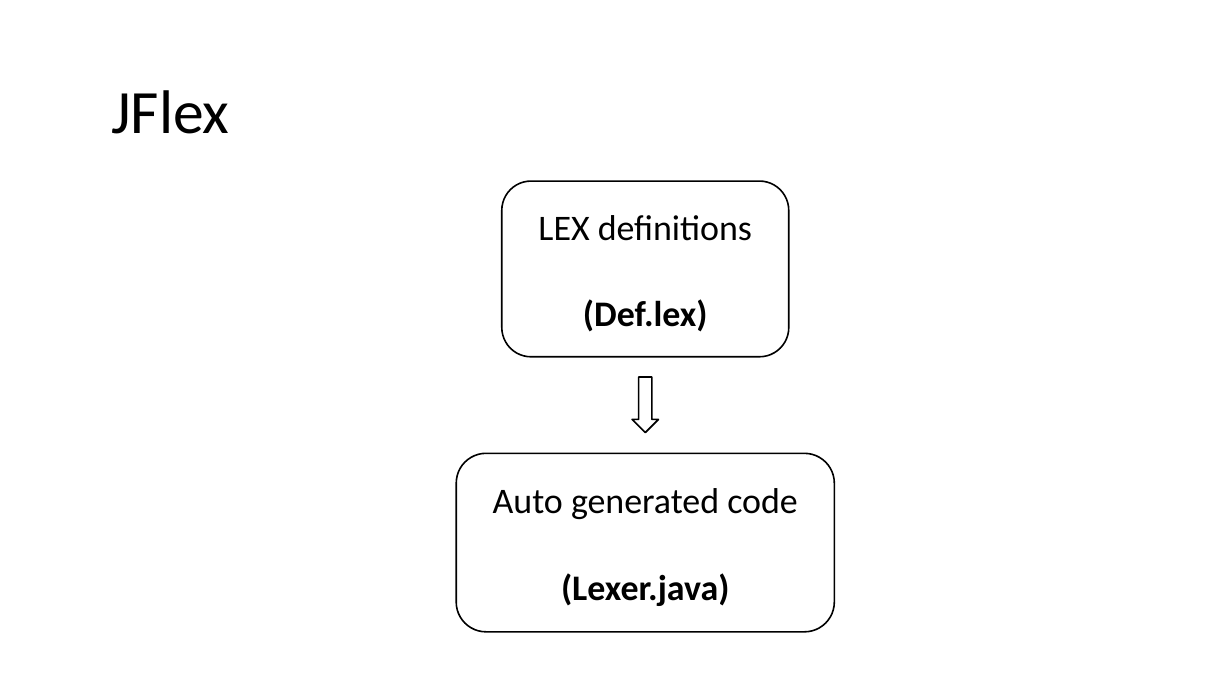
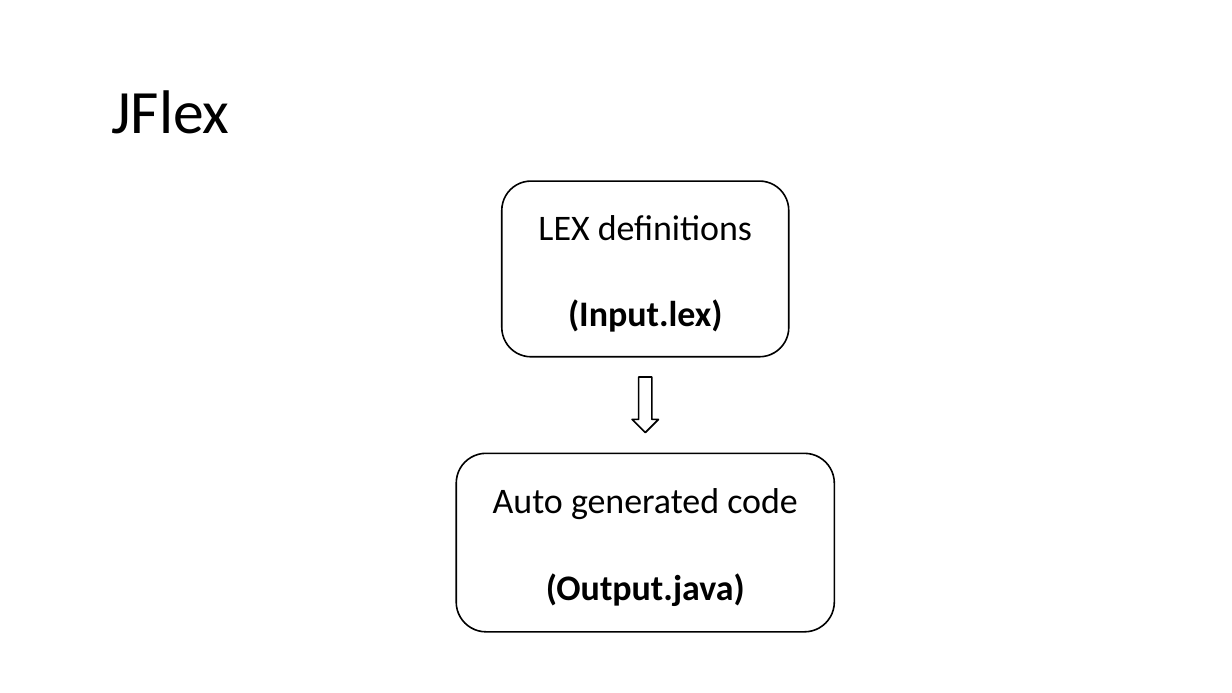
Before and after one commit to nivshani/compilation, a slide deck: slide 84 of slides/lexical_analysis.pptx. Drawn at 1232x693 pixels with LibreOffice and Linux fonts; fonts in the diff are those of the drawing. Boxes give left, top, right and bottom in pixels: in the first picture for what was removed or moved away, otherwise in the second. Text is boxed around its words. In the diff, an @@ line names an element or a change of style, - is before the commit and + after.

```diff
--- a/slides/lexical_analysis.pptx
+++ b/slides/lexical_analysis.pptx
@@ text in rounded rectangle at [568,299,723,332]: text changed @@
-(Def.lex)
+(Input.lex)
@@ text in rounded rectangle at [546,573,745,606]: text changed @@
-(Lexer.java)
+(Output.java)
```
Also in this commit, not shown: 6 other slides changed, 1 other file.
